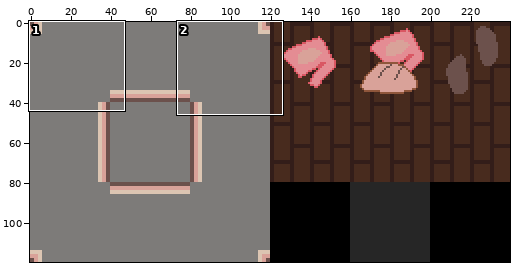
File history of a pixel-art file, aseprite/ts/lib.tileset.aseprite. Above: a wide view before the commit, with the close-up outlined.
Close-up. Earlier state:
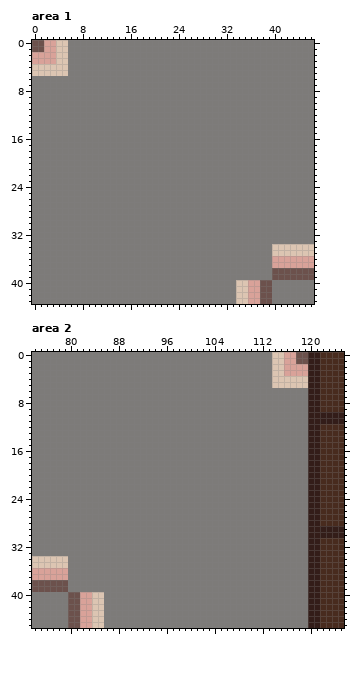
240x120 pixels, 1 frame. Colours within 5 levels of each other are drawn and written as one. Shown: area 1: x 0..46, y 0..43; area 2: x 74..125, y 0..45. The commit also changed other parts of the picture, which this record leaves out.
After:
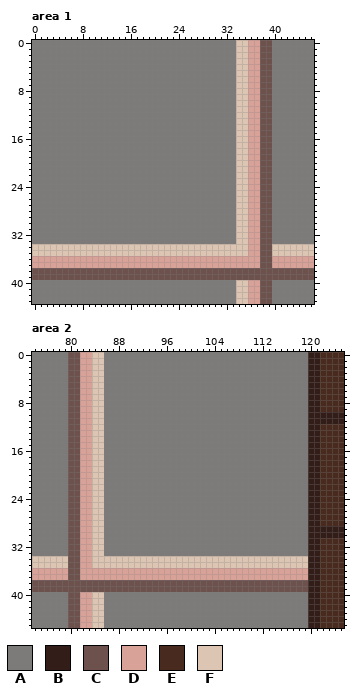
Palette (. is transparent): A #7d7b79  B #331d19  C #6c514c  D #d9a299  E #482b1e  F #dcc5b2
Changes in this commit:
Changed rows in their new state; - is an unchanged pixel.
Area 1, layer "actual":
first column x 0:
 0 AAAAAA----------------------------FFDDCC
 1 AAAAAA----------------------------FFDDCC
 2 AAAAAA----------------------------FFDDCC
 3 AAAAAA----------------------------FFDDCC
 4 AAAAAA----------------------------FFDDCC
 5 AAAAAA----------------------------FFDDCC
 6 ----------------------------------FFDDCC
 7 ----------------------------------FFDDCC
 8 ----------------------------------FFDDCC
 9 ----------------------------------FFDDCC
10 ----------------------------------FFDDCC
11 ----------------------------------FFDDCC
12 ----------------------------------FFDDCC
13 ----------------------------------FFDDCC
14 ----------------------------------FFDDCC
15 ----------------------------------FFDDCC
16 ----------------------------------FFDDCC
17 ----------------------------------FFDDCC
18 ----------------------------------FFDDCC
19 ----------------------------------FFDDCC
20 ----------------------------------FFDDCC
21 ----------------------------------FFDDCC
22 ----------------------------------FFDDCC
23 ----------------------------------FFDDCC
24 ----------------------------------FFDDCC
25 ----------------------------------FFDDCC
26 ----------------------------------FFDDCC
27 ----------------------------------FFDDCC
28 ----------------------------------FFDDCC
29 ----------------------------------FFDDCC
30 ----------------------------------FFDDCC
31 ----------------------------------FFDDCC
32 ----------------------------------FFDDCC
33 ----------------------------------FFDDCC
34 FFFFFFFFFFFFFFFFFFFFFFFFFFFFFFFFFFFFDDCC
35 FFFFFFFFFFFFFFFFFFFFFFFFFFFFFFFFFFFFDDCC
36 DDDDDDDDDDDDDDDDDDDDDDDDDDDDDDDDDDDDDDCC
37 DDDDDDDDDDDDDDDDDDDDDDDDDDDDDDDDDDDDDDCC
38 CCCCCCCCCCCCCCCCCCCCCCCCCCCCCCCCCCCCCCCC
39 CCCCCCCCCCCCCCCCCCCCCCCCCCCCCCCCCCCCCCCC
Area 2, layer "actual":
first column x 80:
 0 CCDDFF----------------------------AAAAAA
 1 CCDDFF----------------------------AAAAAA
 2 CCDDFF----------------------------AAAAAA
 3 CCDDFF----------------------------AAAAAA
 4 CCDDFF----------------------------AAAAAA
 5 CCDDFF----------------------------AAAAAA
 6 CCDDFF----------------------------------
 7 CCDDFF----------------------------------
 8 CCDDFF----------------------------------
 9 CCDDFF----------------------------------
10 CCDDFF----------------------------------
11 CCDDFF----------------------------------
12 CCDDFF----------------------------------
13 CCDDFF----------------------------------
14 CCDDFF----------------------------------
15 CCDDFF----------------------------------
16 CCDDFF----------------------------------
17 CCDDFF----------------------------------
18 CCDDFF----------------------------------
19 CCDDFF----------------------------------
20 CCDDFF----------------------------------
21 CCDDFF----------------------------------
22 CCDDFF----------------------------------
23 CCDDFF----------------------------------
24 CCDDFF----------------------------------
25 CCDDFF----------------------------------
26 CCDDFF----------------------------------
27 CCDDFF----------------------------------
28 CCDDFF----------------------------------
29 CCDDFF----------------------------------
30 CCDDFF----------------------------------
31 CCDDFF----------------------------------
32 CCDDFF----------------------------------
33 CCDDFF----------------------------------
34 CCDDFFFFFFFFFFFFFFFFFFFFFFFFFFFFFFFFFFFF
35 CCDDFFFFFFFFFFFFFFFFFFFFFFFFFFFFFFFFFFFF
36 CCDDDDDDDDDDDDDDDDDDDDDDDDDDDDDDDDDDDDDD
37 CCDDDDDDDDDDDDDDDDDDDDDDDDDDDDDDDDDDDDDD
38 CCCCCCCCCCCCCCCCCCCCCCCCCCCCCCCCCCCCCCCC
39 CCCCCCCCCCCCCCCCCCCCCCCCCCCCCCCCCCCCCCCC
Where, in picture pixels (left, top, right, bottom), the same in both close-ups:
changed: (32, 40, 272, 280)
changed: (68, 352, 308, 592)
